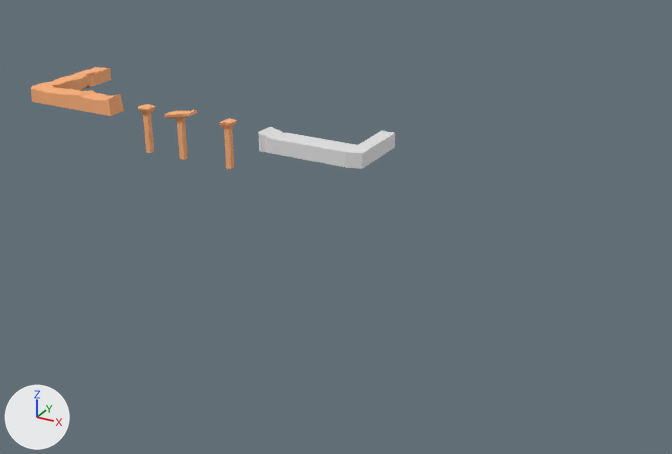
Renders of the FBX model EcoSphere/Assets/Models/Levels/level1.fbx from each side of a commit.
Both versions are drawn from a camera (50 mm lens) standing at (104.0, -105.2, 37.6) and looking at (45.2, 1.8, -15.9). Lighting does not change. The marker at lower left points along +X, +Y and +Z.
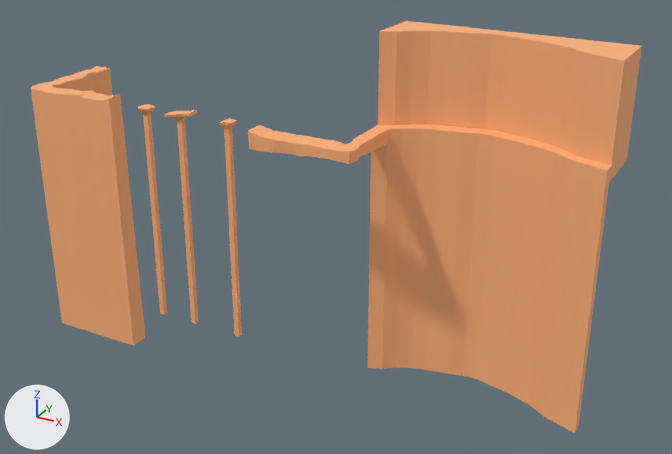
Where the change shows, as pixel boxes (x1, y1, x2, y2) in the pictures (672 x 454 px; the box of a moved part takes in the faces that stretch with it):
'Plateau', added (orange): after (368, 124, 611, 433)
'Cube', reshaped, moved, turned, rescaled: before (31, 67, 237, 169); after (378, 21, 642, 182)
'Platform 1', added (orange): after (31, 66, 145, 346)
'Cube.001', reshaped, moved (7% shorter): before (258, 127, 395, 169); after (248, 125, 388, 164)
'Pillar 2', added (orange): after (164, 110, 199, 324)
'Pillar 3', added (orange): after (220, 118, 242, 336)
'Pillar 1', added (orange): after (138, 104, 167, 314)
part 1 of me_cube_001, moved or reshaped: before (267, 131, 395, 169); after (257, 129, 388, 164)
part 2 of me_cube_001, recoloured: before (258, 127, 355, 153); after (248, 125, 344, 150)
part 3 of me_cube, cut back: before (66, 67, 111, 91); after (378, 21, 642, 182)

What the commit changed:
me_cube is used by ob_cube; location (0.0, 0.0, 0.0).
me_cube had 868 vertices, 781 faces and spanned x -1.6..34.9, y -9.1..6.2, z -5.9..1.6.
me_cube now has 108 vertices, 89 faces and spans x -1.0..1.0, y -1.0..3.3, z -1.0..1.0.
me_cube part 3: 1 vertex moved within x 0.7, y 2.6, z 1.0; 250 vertices removed from x -1.6..1.9, y -6.2..6.2, z -1.0..1.2; 107 vertices added at x -1.0..1.0, y -1.0..3.3, z -1.0..1.0.
me_cube_001 is used by ob_cube_001; location (40.5, -7.6, -1.0).
me_cube_001 had 528 vertices, 515 faces and spanned x -1.0..14.0, y -1.6..8.3, z -1.0..1.5.
me_cube_001 now has 490 vertices, 435 faces and spans x -1.0..14.3, y -1.7..9.3, z -1.0..1.5.
me_cube_001 part 1: 83 vertices moved from x 3.2..12.0, y -1.6..1.6, z -1.0..1.0 to x 3.1..12.1, y -1.7..1.7, z -0.4..1.2; 240 vertices removed from x 0.0..14.0, y -1.6..8.3, z -1.0..1.0; 202 vertices added at x 1.1..14.3, y -1.7..9.3, z -0.9..1.1.
me_cube_001 part 2: 248 faces spanning x -1.0..12.1, y -1.7..1.7, z -1.0..1.5 switch from no material to mat_material (orange #ffb27a).
Mesh me_cube_1 is new.
It has 553 vertices, 490 faces and spans x -1.6..14.7, y -9.1..6.2, z -38.6..1.6.
It uses material mat_material (orange #ffb27a).
Mesh me_cube_002 is new.
It has 105 vertices, 97 faces and spans x 19.1..21.1, y -8.6..-6.5, z -31.9..0.8.
It uses material mat_material (orange #ffb27a).
Mesh me_cube_003 is new.
It has 105 vertices, 97 faces and spans x 23.6..28.3, y -8.6..-6.6, z -31.9..1.3.
It uses material mat_material (orange #ffb27a).
Mesh me_cube_007 is new.
It has 126 vertices, 91 faces and spans x -1.02..1.0, y 0.19..4.22, z -5.77..-0.71.
It uses material mat_material (orange #ffb27a).
Mesh me_cube_004 is new.
It has 105 vertices, 97 faces and spans x 32.9..34.9, y -8.5..-6.6, z -31.9..0.8.
It uses material mat_material (orange #ffb27a).
Object 'Cube' (ob_cube) moves from (0.0, 0.0, 0.0) to (66.9, 8.4, 5.2).
Object 'Cube' (ob_cube) turns from (0, 0, 0) to (0, 180, 0) degrees about x, y and z.
Object 'Cube' (ob_cube) is rescaled from (1.0, 1.0, 1.0) to (-15.6, -2.05, -7.34).
Object 'Cube.001' (ob_cube_001) moves from (40.5, -7.6, -1.0) to (38.9, -7.6, -1.0).
Object 'Platform 1' (ob_platform_1) is new; it shows me_cube_1.
Its location is (0.0, 0.0, 0.0).
Object 'Pillar 1' (ob_pillar_1) is new; it shows me_cube_002.
Its location is (0.0, 0.0, 0.0).
Object 'Pillar 2' (ob_pillar_2) is new; it shows me_cube_003.
Its location is (0.0, 0.0, 0.0).
Object 'Plateau' (ob_plateau) is new; it shows me_cube_007.
Its location is (66.9, 8.4, 5.2).
Its rotation in degrees is (0, 180, 0).
Its scale is (-15.6, -2.05, -7.34).
Object 'Pillar 3' (ob_pillar_3) is new; it shows me_cube_004.
Its location is (0.0, 0.0, 0.0).
